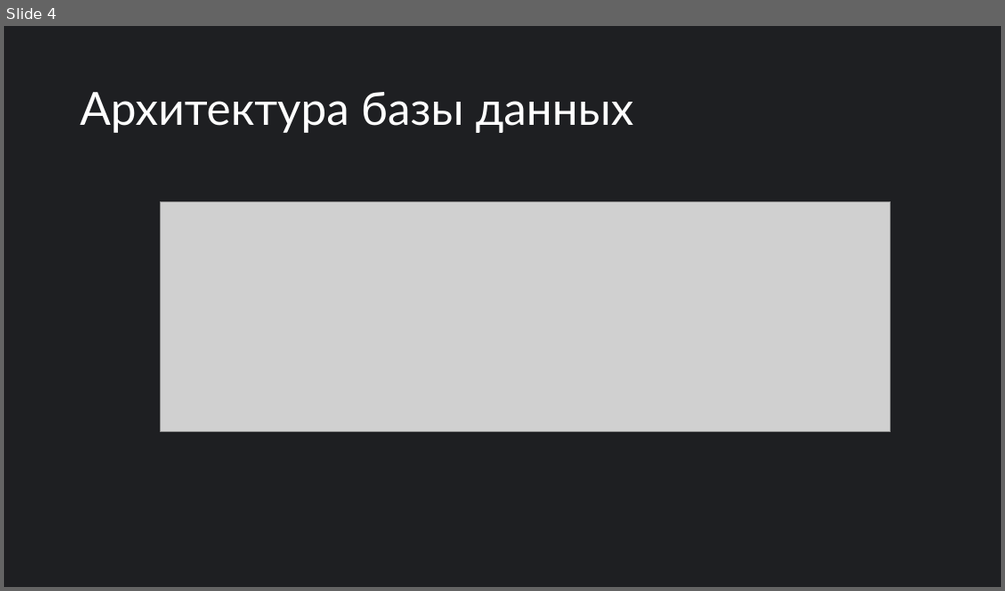
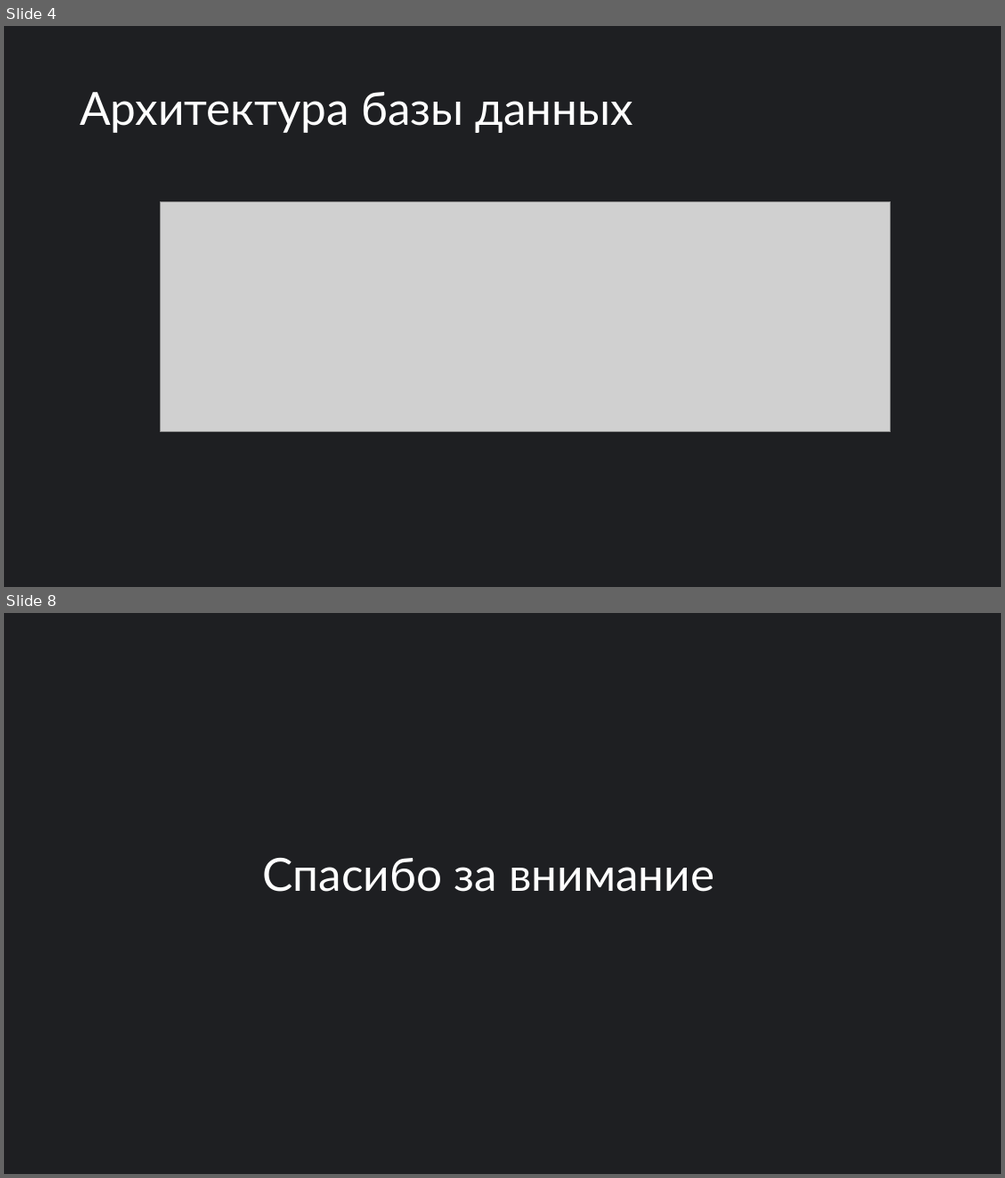
Before and after one commit to annakonda-com/CheckYourTime, a slide deck: Проект Check Your Time.pptx. Shown one above the other, each under a label of ours: slide 4 before the commit, slides 4 and 8 after it; the slides between them are not shown. The pictures are 1005x591 and 1005x1178 pixels, drawn with LibreOffice and Linux fonts; fonts in the diff are those of the drawing; grey boxes stand for pictures. Boxes give left, top, right and bottom in pixels: in the first picture for what was removed or moved away, otherwise in the second. Text is boxed around its words. In the diff, an @@ line names an element or a change of style, - is before the commit and + after.

```diff
--- a/Проект Check Your Time.pptx
+++ b/Проект Check Your Time.pptx
@@ slide 8 added at box(4, 613, 1001, 1174), background #1E1F22 @@
@@ title added at box(263, 858, 714, 892), 44 pt, text #FFFFFF @@
+Спасибо за внимание
```
Also in this commit, not shown: 4 slides changed, 2 other slides added, 1 slide removed, 2 other files.
